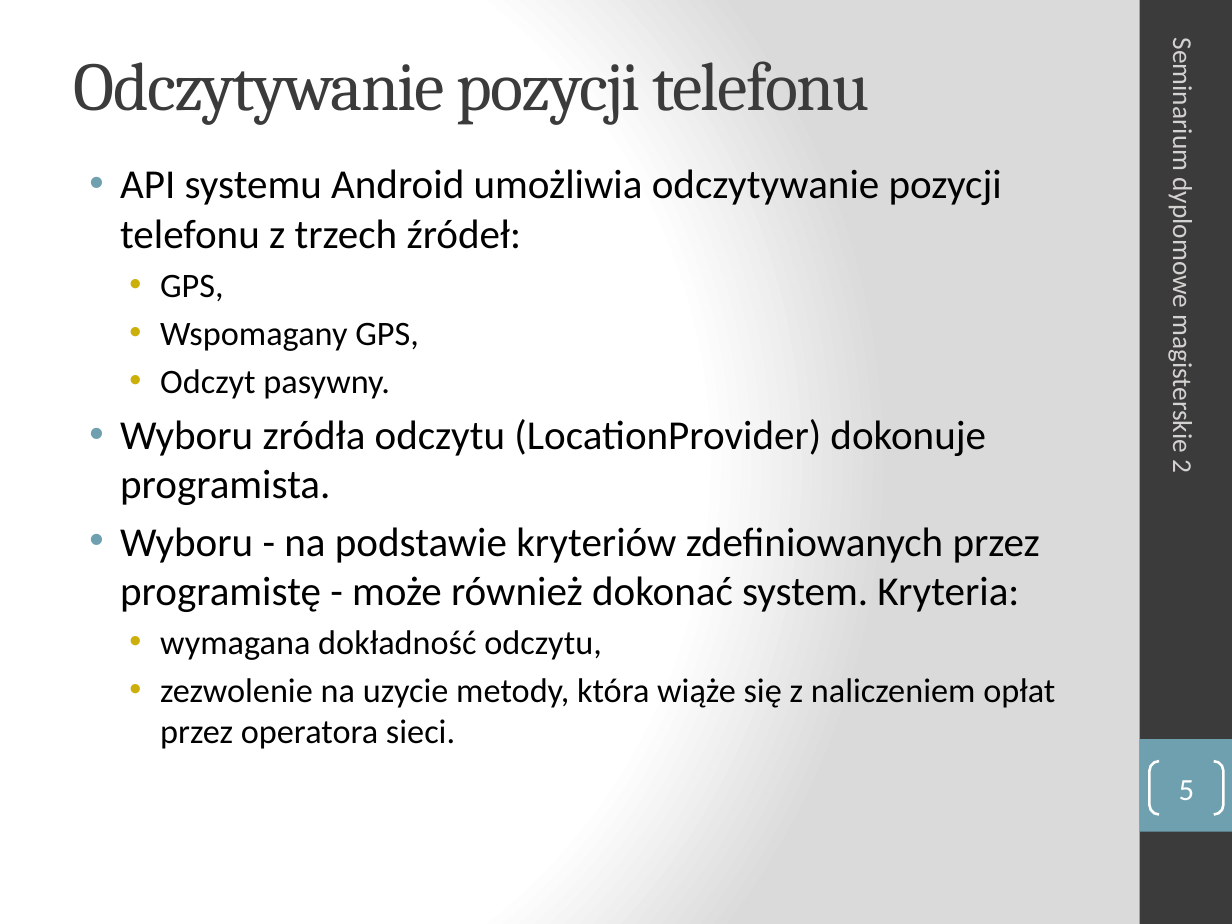
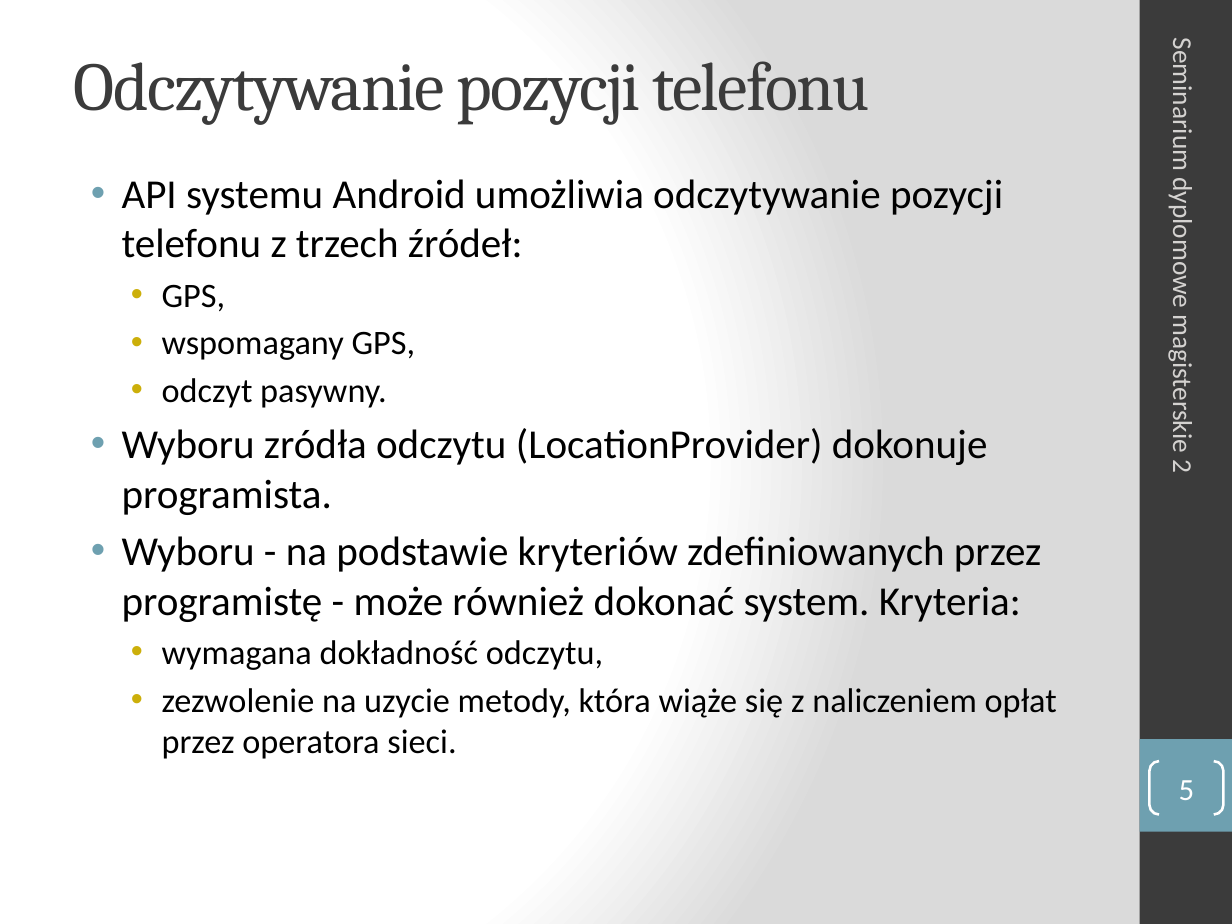
Before and after one commit to manisero/SemesterX, a slide deck: slide 5 of SDM2/manisero/sdm2_Aniserowicz_Michal.pptx. Drawn at 1232x924 pixels with LibreOffice and Linux fonts; fonts in the diff are those of the drawing. Boxes give left, top, right and bottom in pixels: in the first picture for what was removed or moved away, otherwise in the second. Text is boxed around its words. In the diff, an @@ line names an element or a change of style, - is before the commit and + after.

```diff
--- a/SDM2/manisero/sdm2_Aniserowicz_Michal.pptx
+++ b/SDM2/manisero/sdm2_Aniserowicz_Michal.pptx
@@ text "API systemu Android umożliwia odczytywanie ...": place and size @@
-text "API systemu Android umożliwia odczytywanie ..." at <box>120,169,1055,749</box>
+text "API systemu Android umożliwia odczytywanie ..." at <box>122,179,1057,759</box>
@@ text at <box>162,331,416,408</box>: text changed @@
-  • Wspomagany GPS,
-  • Odczyt pasywny.
+  • wspomagany GPS,
+  • odczyt pasywny.
```
Also in this commit, not shown: 20 other slides changed.
